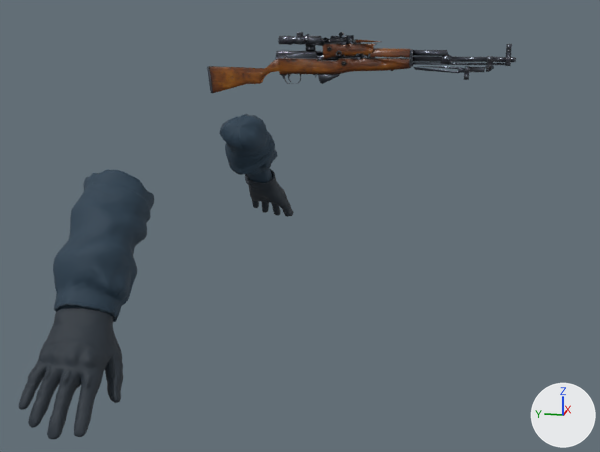
An edit to the glTF model public/models/viewmodels/coro/sks-hires.glb, drawn before and after from the same camera.
The view is the same before and after, from a 50 mm lens placed at (-4.37, -1.37, 4.05), pointed at (-0.13, -0.52, 2.99). Every picture has the same lights, and +X, +Y and +Z are marked at lower right. The first picture is the older version. Where no turn or scale is listed for an object, it has been applied to the vertices. Vertices at exactly the same position are counted once.

Names of what the first picture shows: 'coro_solto_hires_gloved_hands', 'coro_solto_hires_project_sleeves', 'coro_solto_project_ak_body', 'coro_solto_project_ak_magazine', 'coro_solto_project_ak_replacement_magazine'.
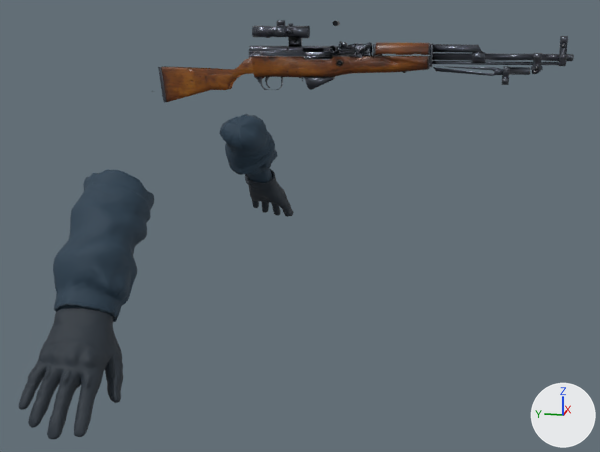
Pixel boxes [x1, y1, x2, y2] of what changed, in the pictures (600 x 452 px; the box of a moved part takes in the faces that stretch with it):
'coro_solto_project_ak_body', reshaped (35% wider, 34% taller): before [207, 32, 516, 93]; after [158, 20, 574, 102]
'coro_solto_project_ak_replacement_magazine', reshaped (not visible afterwards): before [304, 35, 380, 60]
part 1 of me_scoped_bayonet_carbine_mesh, moved or reshaped: before [278, 36, 321, 45]; after [252, 26, 310, 38]
part 2 of me_scoped_bayonet_carbine_mesh, moved or reshaped: before [282, 74, 301, 84]; after [256, 77, 283, 90]
part 3 of me_scoped_bayonet_carbine_mesh, moved or reshaped: before [288, 74, 291, 82]; after [265, 76, 270, 88]
part 4 of me_scoped_bayonet_carbine_mesh, moved or reshaped: before [297, 32, 303, 37]; after [277, 20, 285, 27]
part 5 of me_scoped_bayonet_carbine_mesh, moved or reshaped: before [305, 44, 316, 51]; after [288, 37, 302, 46]
part 6 of me_scoped_bayonet_carbine_mesh, moved or reshaped: before [413, 44, 516, 72]; after [432, 36, 574, 74]
part 7 of me_scoped_bayonet_carbine_mesh, moved or reshaped: before [414, 66, 465, 73]; after [433, 66, 503, 76]
part 8 of me_scoped_bayonet_carbine_mesh, moved or reshaped: before [464, 66, 485, 80]; after [502, 66, 530, 85]
part 9 of me_scoped_bayonet_carbine_mesh, moved or reshaped: before [413, 62, 505, 65]; after [432, 61, 559, 65]
part 10 of me_scoped_bayonet_carbine_mesh, rebuilt (75% wider, 41% taller): before [207, 50, 364, 93]; after [158, 41, 433, 102]
part 11 of me_scoped_bayonet_carbine_mesh, added: after [305, 77, 335, 90]
part 12 of me_scoped_bayonet_carbine_mesh, deleted (brown): before [370, 48, 413, 71]
part 13 of me_scoped_bayonet_carbine_mesh, deleted: before [317, 74, 335, 84]
part 14 of me_scoped_bayonet_carbine_mesh_001, deleted (brown): before [324, 53, 393, 83]

The change, as a list of edits to the scene's bpy script:
```text
Change me_scoped_bayonet_carbine_mesh:
    remove me_scoped_bayonet_carbine_mesh.from_pydata(...)  # 2017 vertices, 3655 faces; spans x -0.393..-0.312, y -1.576..-0.099, z 3.702..4.0
    add me_scoped_bayonet_carbine_mesh.from_pydata(...)  # 2304 vertices, 4395 faces; spans x -0.407..-0.299, y -1.829..0.154, z 3.653..4.053
    me_scoped_bayonet_carbine_mesh part 1: the loose piece of 195 vertices spanning x -0.369..-0.312, y -0.665..-0.46, z 3.938..3.981 is scaled about its middle by 1.34, then moved by (0.004, 0.094, 0.039)
    me_scoped_bayonet_carbine_mesh part 2: the loose piece of 66 vertices spanning x -0.348..-0.335, y -0.57..-0.469, z 3.753..3.8 is scaled about its middle by 1.34, then moved by (0.004, 0.109, -0.023)
    me_scoped_bayonet_carbine_mesh part 3: the loose piece of 24 vertices spanning x -0.344..-0.337, y -0.524..-0.503, z 3.759..3.802 is scaled about its middle by 1.34, then moved by (0.004, 0.111, -0.022)
    me_scoped_bayonet_carbine_mesh part 4: the loose piece of 26 vertices spanning x -0.352..-0.329, y -0.579..-0.547, z 3.976..4.0 is scaled about its middle by 1.34, then moved by (0.004, 0.094, 0.049)
    me_scoped_bayonet_carbine_mesh part 5: the loose piece of 76 vertices spanning x -0.344..-0.325, y -0.637..-0.59, z 3.897..3.948 is scaled about its middle by 1.34, then moved by (0.006, 0.077, 0.027)
    me_scoped_bayonet_carbine_mesh part 6: the loose piece of 392 vertices spanning x -0.354..-0.329, y -1.576..-1.105, z 3.821..3.948 is multiplied about its middle by the matrix ((1.342, 0.0, 0.0), (0.0, 1.342, 0.0), (0.0, 0.0, 1.342)), then moved by (0.004, -0.172, 0.014)
    me_scoped_bayonet_carbine_mesh part 7: the loose piece of 31 vertices spanning x -0.342..-0.339, y -1.351..-1.108, z 3.813..3.843 is scaled about its middle by 1.34, then moved by (0.004, -0.134, -0.006)
    me_scoped_bayonet_carbine_mesh part 8: the loose piece of 102 vertices spanning x -0.352..-0.329, y -1.438..-1.345, z 3.783..3.846 is scaled about its middle by 1.34, then moved by (0.004, -0.19, -0.01)
    me_scoped_bayonet_carbine_mesh part 9: the loose piece of 24 vertices spanning x -0.346..-0.337, y -1.53..-1.105, z 3.851..3.862 is scaled about its middle by 1.34, then moved by (0.004, -0.164, 0.004)
    me_scoped_bayonet_carbine_mesh part 10: the loose piece of 584 vertices spanning x -0.393..-0.319, y -0.891..-0.099, z 3.702..3.927 is rebuilt with 975 vertices and now spans x -0.407..-0.304, y -1.197..0.154, z 3.653..3.955
    me_scoped_bayonet_carbine_mesh part 11: a new loose piece of 14 vertices spanning x -0.354..-0.321, y -0.731..-0.583, z 3.726..3.802, in mat_scoped_bayonet_carbine_material
    me_scoped_bayonet_carbine_mesh part 12: the loose piece of 157 vertices spanning x -0.366..-0.317, y -1.105..-0.897, z 3.821..3.924 is deleted
    me_scoped_bayonet_carbine_mesh part 13: the loose piece of 11 vertices spanning x -0.354..-0.329, y -0.755..-0.648, z 3.756..3.813 is deleted
    other edits to the shape of me_scoped_bayonet_carbine_mesh do not show in these pictures
Change me_scoped_bayonet_carbine_mesh_001:
    remove me_scoped_bayonet_carbine_mesh_001.from_pydata(...)  # 466 vertices, 740 faces; spans x -0.393..-0.317, y -1.039..-0.645, z 3.756..3.919
    add me_scoped_bayonet_carbine_mesh_001.from_pydata(...)  # 3 vertices, 1 face; spans x -0.352..-0.338, y 0.112..0.131, z 3.635..3.639
    me_scoped_bayonet_carbine_mesh_001 part 14: 466 vertices removed from x -0.393..-0.317, y -1.039..-0.645, z 3.756..3.919
    other edits to the shape of me_scoped_bayonet_carbine_mesh_001 do not show in these pictures
Change me_scoped_bayonet_carbine_mesh_002:
    remove me_scoped_bayonet_carbine_mesh_002.from_pydata(...)  # 466 vertices, 740 faces; spans x -0.396..-0.319, y -0.969..-0.576, z 3.824..3.986
    add me_scoped_bayonet_carbine_mesh_002.from_pydata(...)  # 3 vertices, 1 face; spans x -0.354..-0.34, y 0.181..0.201, z 3.703..3.707
    me_scoped_bayonet_carbine_mesh_002 part 15: 466 vertices removed from x -0.396..-0.319, y -0.969..-0.576, z 3.824..3.986
    other edits to the shape of me_scoped_bayonet_carbine_mesh_002 do not show in these pictures
```
